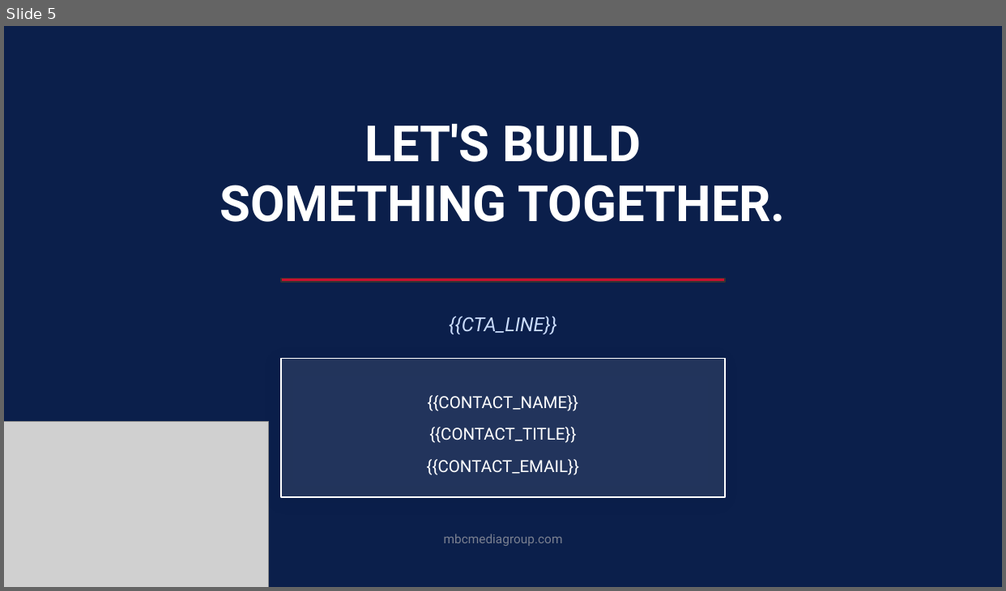
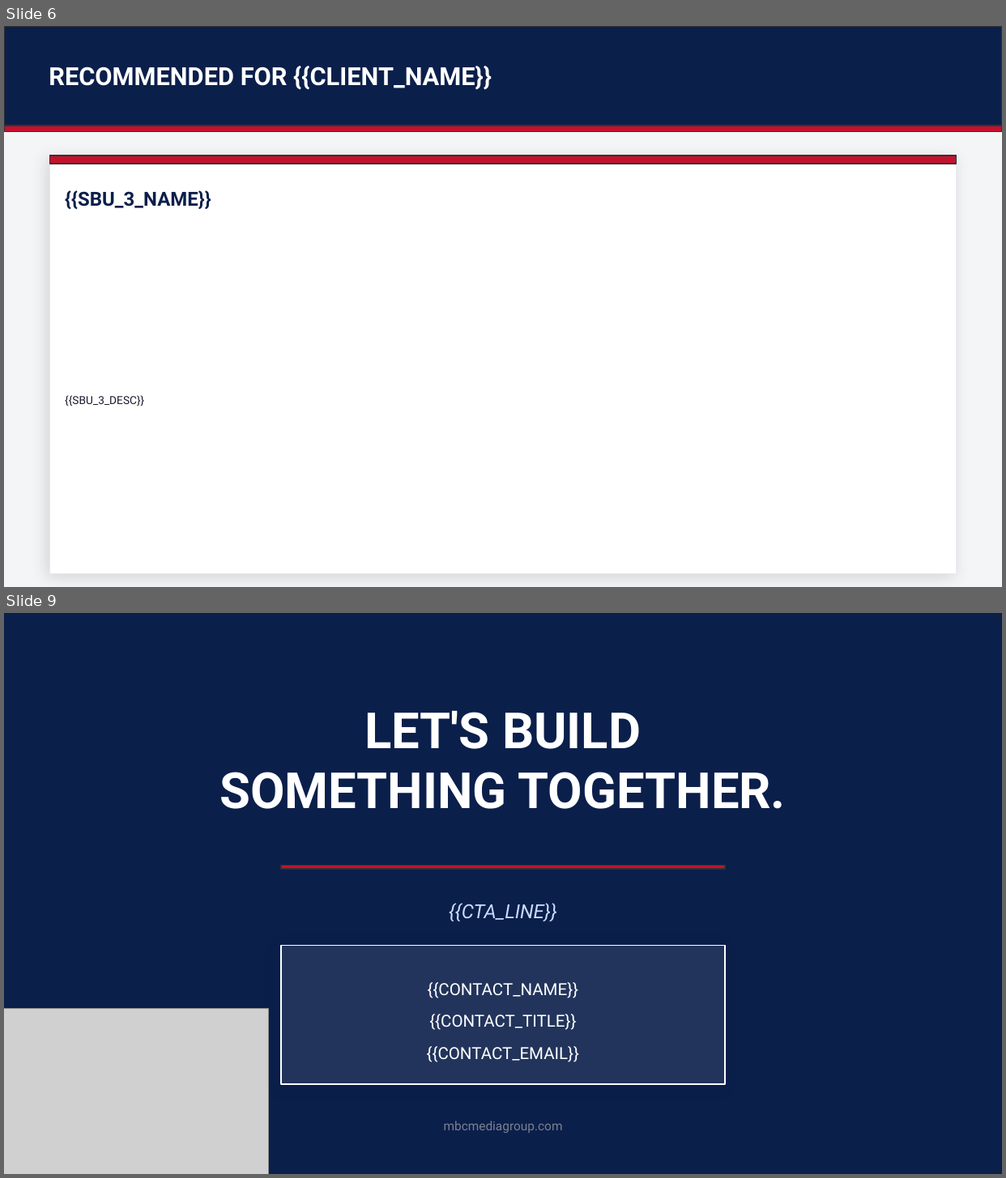
Before and after one commit to reesetirona/mbc-media-kit, a slide deck: master-deck/MBC_MASTER_DECK.pptx. Shown one above the other, each under a label of ours: slide 5 before the commit, slides 6 and 9 after it; the slides between them are not shown. The pictures are 1006x591 and 1006x1178 pixels, drawn with LibreOffice and Linux fonts; fonts in the diff are those of the drawing; grey boxes stand for pictures. Boxes give left, top, right and bottom in pixels: in the first picture for what was removed or moved away, otherwise in the second. Text is boxed around its words. In the diff, an @@ line names an element or a change of style, - is before the commit and + after.

```diff
--- a/master-deck/MBC_MASTER_DECK.pptx
+++ b/master-deck/MBC_MASTER_DECK.pptx
@@ slide 6 added at (4, 26, 1002, 587), background #F4F5F7 @@
@@ rectangle added at (4, 26, 1002, 126), fill #0B1F4B, outline #333333 1 pt @@
@@ text added at (49, 66, 492, 90), 18 pt, text #FFFFFF, bold @@
+RECOMMENDED FOR {{CLIENT_NAME}}
@@ rectangle added at (4, 126, 1002, 132), fill #C8102E, outline #333333 1 pt @@
@@ rectangle added at (50, 156, 956, 574), fill #FFFFFF, outline #E8EAF0 1 pt @@
@@ rectangle added at (50, 156, 956, 164), fill #C8102E, outline #333333 1 pt @@
@@ text added at (65, 190, 211, 209), 14 pt, text #0B1F4B, bold @@
+{{SBU_3_NAME}}
@@ text added at (65, 395, 144, 407), 8 pt, text #1A1A2E @@
+{{SBU_3_DESC}}
@@ what was slide 5 is now slide 9 @@
```
Also in this commit, not shown: 4 slides changed, 3 other slides added.
